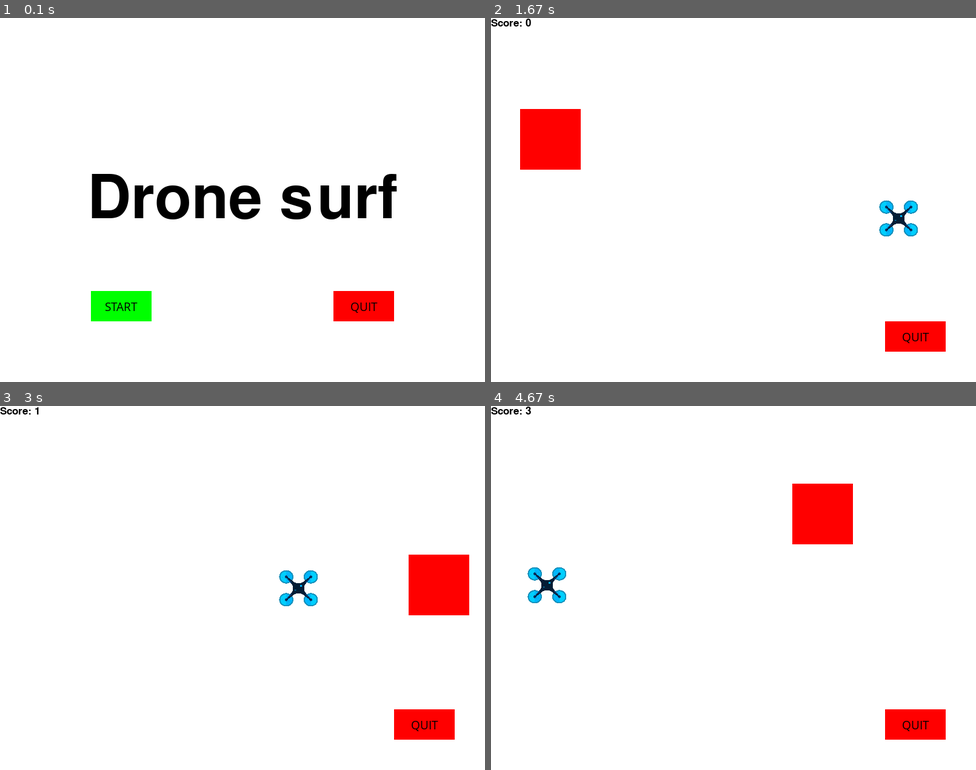
Above: before the commit, frames 1-4 (two rows, left to right).
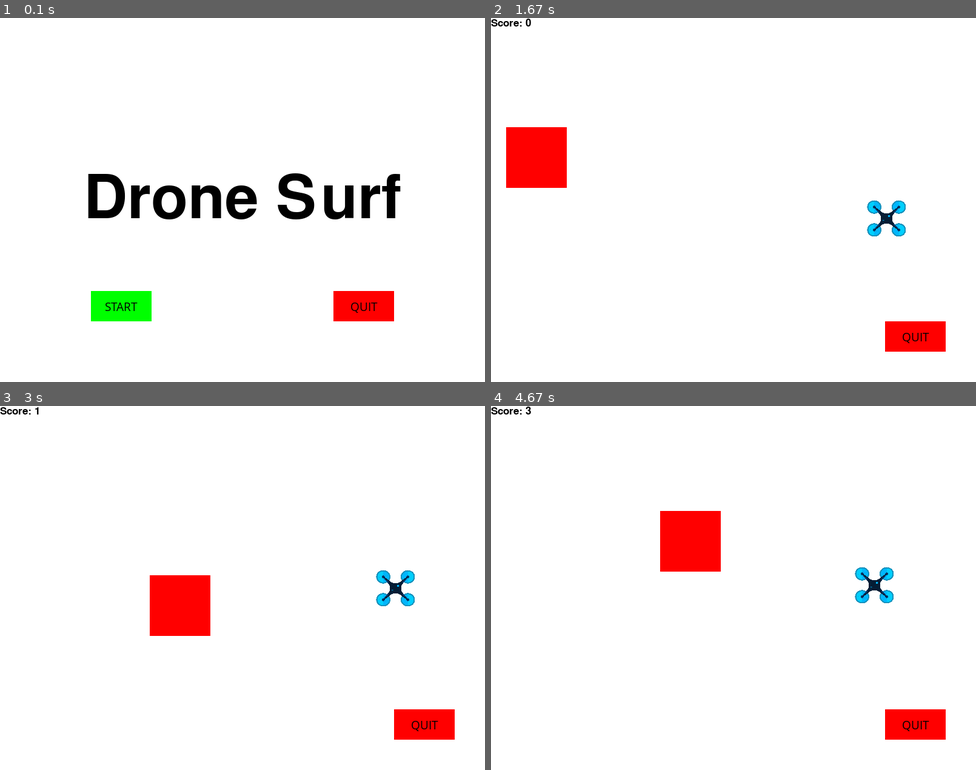
Above: after the commit, the same moments.

Repository: mantyni/Drone_Wars
Game: pygame game, started from game.py
Same seed, same stepped clock (60 frames per second), same inputs: the game is played once before the commit and once after it.
Inputs (mouse positions are in pixels of both pictures, inside the frame that each line leads up to):
- Up to frame 1 (0.1 s): no input
- Up to frame 2 (1.67 s): press the mouse at (612, 305) at 0.37 s; move the mouse to (694, 207) at 0.47 s; release the mouse at (777, 112) at 0.6 s; hold Shift 0.67-1.13 s; hold Right 0.67-1.13 s; hold Right 1.17-1.63 s
- Up to frame 3 (3 s): hold Up 1.67-1.97 s; hold Right 2-2.47 s; hold Left from 2.5 s (still down)
- Up to frame 4 (4.67 s): release Left at 3.03 s; hold Down 3.07-3.37 s; press the mouse at (612, 693) at 3.43 s; move the mouse to (665, 598) at 3.53 s; move the mouse to (714, 500) at 3.63 s; release the mouse at (714, 500) at 3.67 s; hold Left 3.73-4.13 s; hold Up 4.17-4.53 s; press the mouse at (612, 693) at 4.6 s

The runs differ from the first frame. In frame 1, 2.5% of the frame differs, in the area x 18-83%, y 42-56%; in frame 2, 2.7%; in frame 3, 5.0%; in frame 4, 5.0%, in the area x 7-83%, y 21-55%.

Commit message:
cleaned up object oriented version

Diff:
--- a/agent.py
+++ /dev/null
@@ -1,74 +0,0 @@
-import pygame
-import time
-
-class Drone_agent():
-    def _init_(self):
-        self.drone_speed
-        self.x_change
-        self.y_change
-        self.drone_pos_x
-        self.drone_pos_y
-        self.thing_pos_x
-        self.thing_pos_y
-        self.my_drone.thing_size_x
-        self.my_drone.thing_size_y
-
-    def move_left(self):
-        #self.x_change -= self.drone_speed
-        self.x_change = -20
-
-    def move_right(self):
-        #self.x_change += self.drone_speed
-        self.x_change = 20
-
-    def move_up(self):
-        self.y_change = -self.drone_speed
-
-    def move_down(self):
-        self.y_change = +self.drone_speed
-
-    def move_left_big(self):
-        self.x_change -= 4* self.drone_speed
-
-    def avoid_things(self):
-        #if drone is
-        print ("drone pos", self.drone_pos_x)
-        print ("thing pos", self.thing_pos_x)
-        print ("distance",self.drone_pos_x - self.thing_pos_x)
-        if (self.drone_pos_x - self.thing_pos_x) > 0 and self.drone_pos_x < 600:
-        #abs(self.drone_pos_x - self.thing_pos_x) < 200:
-        #and abs(self.drone_pos_x - self.thing_pos_x) > 20 and self.drone_pos_x > 400:
-            self.move_right()
-
-            #time.sleep(.100)
-
-            #print ("drone pos", self.drone_pos_x)
-            #print ("change in x", self.x_change)
-            print("moving right", abs(self.drone_pos_x - self.thing_pos_x))
-
-
-        elif self.drone_pos_x - self.thing_pos_x < 0 and self.drone_pos_x > 80:
-        #abs(self.drone_pos_x - self.thing_pos_x) > 200:
-        # and abs(self.drone_pos_x - self.thing_pos_x) > 20 and self.drone_pos_x < 400:
-            self.move_left()
-
-            #time.sleep(.100)
-            #print ("drone pos", self.drone_pos_x)
-            #print ("change in x", self.x_change)
-            print("moving left", abs(self.drone_pos_x - self.thing_pos_x))
-
-        else:
-        # abs(self.drone_pos_x - self.thing_pos_x) > 150:
-            self.x_change = 0
-            #print("not moving")
-
-    def clear_change(self):
-        self.x_change = 0
-        #time.sleep(.100)
-        print("clearing speed")
-
-        #elif (self.drone_pos_x + 70 > self.thing_pos_x + self.thing_size_x):
-        #    self.move_right()
-        #    print('moving right')
-        #if (self.drone_pos_y > self.thing_pos_y + self.thing_size_y):
-        #    self.move_right()
--- a/coded_policy.py
+++ b/coded_policy.py
@@ -1,9 +1,42 @@
-from agent import Drone_agent
+from drone import Drone
 
-class Policy():
-    def _init_(self):
-        self.move_left()
+class Policy(Drone):
+    def _init_(self, drone_pos_x, drone_pos_y, obstacle_pos_x, obstacle_pos_y):
+        self.obstacle_pos_x = obstacle_pos_x
+        self.obstacle_pos_y = obstacle_pos_y
+        #super().__init__(drone_pos_x, drone_pos_y)
+        #super(Drone, self).__init__()
+        Drone.__init__(self, drone_pos_x, drone_pos_y)
+        self.drone_pos_x = drone_pos_x
+        self.drone_pos_y = drone_pos_y
 
-    def move_always_left(self):
-        self.move_left()
-        print("WORKS")
+
+    def avoid_obstacles(self):
+        #Debug:
+        print ("drone pos", self.drone_pos_x)
+        print ("thing pos", self.obstacle_pos_x)
+        print ("distance", self.drone_pos_x - self.obstacle_pos_x)
+        if (self.drone_pos_x - self.obstacle_pos_x) > 0 and self.drone_pos_x < 600:
+        #abs(self.drone_pos_x - self.obstacle_pos_x) < 200:
+        #and abs(self.drone_pos_x - self.obstacle_pos_x) > 20 and self.drone_pos_x > 400:
+            self.move_right()
+            #time.sleep(.100)
+            #print ("drone pos", self.drone_pos_x)
+            #print ("change in x", self.x_change)
+            print("moving right", abs(self.drone_pos_x - self.obstacle_pos_x))
+
+
+        elif self.drone_pos_x - self.obstacle_pos_x < 0 and self.drone_pos_x > 80:
+        #abs(self.drone_pos_x - self.obstacle_pos_x) > 200:
+        # and abs(self.drone_pos_x - self.obstacle_pos_x) > 20 and self.drone_pos_x < 400:
+            self.move_left()
+
+            #time.sleep(.100)
+            #print ("drone pos", self.drone_pos_x)
+            #print ("change in x", self.x_change)
+            print("moving left", abs(self.drone_pos_x - self.obstacle_pos_x))
+
+        else:
+        # abs(self.drone_pos_x - self.obstacle_pos_x) > 150:
+            self.x_change = 0
+            #print("not moving")
--- /dev/null
+++ b/drone.py
@@ -0,0 +1,41 @@
+import pygame
+import time
+
+class Drone:
+    def __init__(self, gameDisplay, display_width=800, display_height=600, *args, **kwargs):
+        self.drone_speed = 5 # Default rate of change for drone movement
+        self.x_change = 0
+        self.y_change = 0
+        self.x = 0
+        self.y = 0
+        self.drone_width = 70
+        self.drone_height = 70
+        self.display_width = display_width
+        self.display_height = display_height
+        self.gameDisplay = gameDisplay
+        self.droneImg = pygame.image.load('drone.png')
+        self.droneImg = pygame.transform.scale(self.droneImg, (int(self.display_width*0.08),int(self.display_height*0.1)))
+
+    def move_left(self):
+        #self.x_change -= self.drone_speed
+        self.x_change = -20
+
+    def move_right(self):
+        #self.x_change += self.drone_speed
+        self.x_change = 20
+
+    def move_up(self):
+        self.y_change = -self.drone_speed
+
+    def move_down(self):
+        self.y_change = +self.drone_speed
+
+    def move_left_big(self):
+        self.x_change -= 4* self.drone_speed
+
+    def update(self):
+        self.x += self.x_change
+        self.y += self.y_change
+
+    def draw(self):
+        self.gameDisplay.blit(self.droneImg, (self.x,self.y))
--- a/game.py
+++ b/game.py
@@ -1,72 +1,68 @@
+#!/usr/bin/env python3
+
 import pygame
 import time
 import random
-from agent import Drone_agent
-from coded_policy import Policy
+from drone import Drone
+from obstacle import Obstacle
 
 #initialise game window
 pygame.init()
 
+# Initiate game clock
+clock = pygame.time.Clock()
+
+# Display parameters
 display_width = 800
 display_height = 600
-
+fps = 20
 gameDisplay = pygame.display.set_mode((display_width,display_height))
-pygame.display.set_caption('test')
-
-droneImg = pygame.image.load('camera.png')
-droneImg = pygame.transform.scale(droneImg, (int(display_width*0.08),int(display_height*0.1)))
-
-my_drone = Drone_agent()
-#my_policy = Policy()
-
+pygame.display.set_caption('Drone Surf')
+
+# Define game colours
 black = (0,0,0)
 white = (255,255,255)
-red = (255,0,0)
 dark_red = (150,0,0)
 green = (0,255,0)
 dark_green = (0,150,0)
-
-drone_width = 70
-drone_height = 70
-
-clock = pygame.time.Clock()
-crashed = False
-
-def drone(x,y):
-    gameDisplay.blit(droneImg, (x,y))
-
-def things_dodged(count):
+red = (255,0,0)
+
+
+# Game functions
+def scoreboard(count):
+
     font = pygame.font.SysFont(None, 25)
     text = font.render("Score: "+str(count), True, black)
     gameDisplay.blit(text,(0,0))
 
-def things(thingx, thingy, thingw, thingh, color):
-    pygame.draw.rect(gameDisplay, color, [thingx, thingy, thingw, thingh])
 
 def text_objects(text, font):
+
     textSurface = font.render(text, True, black)
     return textSurface, textSurface.get_rect()
 
-def message_display(text):
-    largeText = pygame.font.Font('freesansbold.ttf',80)
+
+def message_display(text, size):
+
+    largeText = pygame.font.Font('freesansbold.ttf',size)
     TextSurf, TextRect = text_objects(text, largeText)
     TextRect.center = ((display_width/2),(display_height/2))
     gameDisplay.blit(TextSurf, TextRect)
-
+    #pygame.display.update()
+
+
+def crash():
+
+    message_display('Game Over', 80)
     pygame.display.update()
-
-    #time.sleep(2)
-
-    #game_loop
-
-def crash():
-    message_display('CRASH AND BURN')
     time.sleep(2)
 
+
 def button(msg,x,y,w,h,ic,ac,action=None):
+
     mouse = pygame.mouse.get_pos()
     click = pygame.mouse.get_pressed()
-    #print(click)
+
     if x+w > mouse[0] > x and y+h > mouse[1] > y:
         pygame.draw.rect(gameDisplay, ac,(x,y,w,h))
 
@@ -81,23 +77,63 @@
     gameDisplay.blit(textSurf, textRect)
 
 
-def game_intro():
+def avoid_obstacles(drone, obstacle):
+
+    #Debug:
+    print ("drone x pos: ", drone.x)
+    print ("obstacle x pos: ", obstacle.x)
+    print ("distance", drone.x - obstacle.x)
+
+    if (drone.x - obstacle.x) > 0 and drone.x < 600:
+        drone.move_right()
+        print("moving right", abs(drone.x - obstacle.x))
+
+    elif drone.x - obstacle.x < 0 and drone.x > 80:
+        drone.move_left()
+        print("moving left", abs(drone.x - obstacle.x))
+
+    else:
+        drone.x_change = 0
+
+
+def out_of_bounds(drone, display_width, display_height):
+
+    if (drone.x > display_width - drone.drone_width or drone.x < 0) or \
+        (drone.y > display_height - drone.drone_height or drone.y < 0):
+
+        return True
+
+
+def collision(drone, obstacle):
+
+        if (drone.y < obstacle.y + obstacle.height):
+
+            if (drone.x > obstacle.x
+                 and drone.x < obstacle.x + obstacle.width or drone.x + drone.drone_width > obstacle.x
+                 and drone.x + drone.drone_width < obstacle.x + obstacle.width):
+
+                return True
+
+
+def game_menu():
     intro = True
     while intro:
         for event in pygame.event.get():
-            #print(event)
             if event.type == pygame.QUIT:
                 pygame.quit()
                 quit()
 
         gameDisplay.fill(white)
-        largeText = pygame.font.Font('freesansbold.ttf', 100)
-        TextSurf, TextRect = text_objects('Drone surf', largeText)
-        TextRect.center = ((display_width/2),(display_height)/2)
-        gameDisplay.blit(TextSurf, TextRect)
+
+        message_display("Drone Surf", 100)
+        #largeText = pygame.font.Font('freesansbold.ttf', 100)
+        #TextSurf, TextRect = text_objects('Drone surf', largeText)
+        #TextRect.center = ((display_width/2),(display_height)/2)
+        #gameDisplay.blit(TextSurf, TextRect)
 
         mouse = pygame.mouse.get_pos()
 
+        # Mouse hover over buttons
         if 150+100 > mouse[0] > 150 and 450+50 > mouse[1] > 450:
             pygame.draw.rect(gameDisplay, dark_green,(150,450,100,50))
         else:
@@ -111,47 +147,26 @@
         button("START",150,450,100,50,green,dark_green,game_loop)
         button("QUIT",550,450,100,50,red,dark_red,quit)
 
-
         pygame.display.update()
         clock.tick(15)
 
 
-#def environment(dronex, droney, thingx, thingy):
-#    return
-
-
 def game_loop():
 
-    drone_x = (display_width * 0.5)
-    drone_y = (display_height * 0.5)
-
-    my_drone.x_change = 0
-    my_drone.y_change = 0
-    my_drone.drone_speed = 5
-
-    thing_startx = random.randrange(0, display_width)
-    thing_starty = -600
-    thing_speed = 30
-    thing_width = 100
-    thing_height = 100
-    test = 0
-
-    thingCount = 1
-    dodged = 0
-
+    # Initialise drone and obstacle objects
+    my_drone = Drone(gameDisplay)
+    my_obstacle = Obstacle(gameDisplay)
+
+    my_drone.x = display_width * 0.5
+    my_drone.y = display_height * 0.5
+    my_obstacle.x = random.randrange(0, display_width)
+    my_obstacle.y = -600
+
+    score = 0
     gameExit = False
 
+
     while not gameExit:
-
-        my_drone.drone_pos_x = drone_x
-        my_drone.drone_pos_y = drone_y
-        my_drone.thing_pos_x = thing_startx
-        my_drone.thing_pos_y = thing_starty
-        my_drone.thing_size_x = thing_width
-        my_drone.thing_size_y = thing_height
-
-        #my_drone.x_change = 0
-        #my_drone.y_change = 0
 
         for event in pygame.event.get():
             if event.type == pygame.QUIT:
@@ -172,66 +187,56 @@
             if event.type == pygame.KEYUP:
                 if event.key == pygame.K_LEFT or event.key == pygame.K_RIGHT \
                     or event.key == pygame.K_DOWN or event.key == pygame.K_UP:
-                    my_drone.x_change = 0
+                    my_drone.x_change = 0 # Reset movement
                     my_drone.y_change = 0
                 elif event.key == pygame.K_LSHIFT:
                     my_drone.drone_speed = my_drone.drone_speed / 2
 
-        drone_x += my_drone.x_change
-        drone_y += my_drone.y_change
-
-
-        #my_drone.move_left_big()
-
+
+        # Update drone position
+        my_drone.update()
+
+        # Update obstacle position. Move obstacle down the screen.
+        my_obstacle.update()
+
+        # Detect if drone left the display bounds, then game over
+        if out_of_bounds(my_drone, display_width, display_height):
+            crash()
+            gameExit = True
+
+        # Detect if obstacle went to the bottom of the screen, then reset y & x coordinates to start from the top again at a random x coordinate.
+        # Increase obstacles speed as the game progresses.
+        if my_obstacle.y > display_height:
+            my_obstacle.reset()
+            if my_obstacle.speed < 50:
+                my_obstacle.speed = 1.15 * my_obstacle.speed
+            score += 1
+
+        # Detect when obstacle collides with the drone and reduce the score
+        if collision(my_drone, my_obstacle):
+            score -= 1
+
+        # AI to avoid obstacles
+        avoid_obstacles(my_drone, my_obstacle)
+
+        # Draw white background and Quit button
         gameDisplay.fill(white)
         button("QUIT",650,500,100,50,red,dark_red,quit)
 
-        things(thing_startx, thing_starty, thing_width, thing_height, red)
-        thing_starty += thing_speed
-        drone(drone_x,drone_y)
-        things_dodged(dodged)
-
-        #thing_speed = 1.2*thing_speed
-
-        if (drone_x > display_width - drone_width or drone_x < 0) or \
-            (drone_y > display_height - drone_height or drone_y < 0):
-            crash()
-            gameExit = True
-
-        if thing_starty > display_height:
-            thing_starty = 0 - thing_height
-            thing_startx = random.randrange(0, display_width)
-            if thing_speed < 50:
-                thing_speed = 1.15 * thing_speed
-            dodged += 1
-            #if thing_width < display_width / 4 and dodged > 1:
-            #    thing_width += (dodged *1.2)
-
-        if drone_y < thing_starty+thing_height:
-            #print('y crossover')
-
-            if drone_x > thing_startx and drone_x < thing_startx + thing_width or drone_x+drone_width > thing_startx and drone_x + drone_width < thing_startx+thing_width:
-                dodged -= 1
-                thing_width = 100
-                #print('x crossover')
-                #crash()
-                #gameExit = True
-
-        my_drone.avoid_things()
-
-        #print("timer", pygame.time.get_ticks())
-        #if pygame.time.get_ticks() - test > 300:
-        #    my_drone.clear_change()
-        #    test = pygame.time.get_ticks()
-
+        # Draw an obstacle, drone, score
+        my_obstacle.draw()
+
+        # Draw_drone(my_drone)
+        my_drone.draw()
+
+        # Draw score
+        scoreboard(score)
 
         pygame.display.update()
-        clock.tick(20)
-
-
-
-game_intro()
-game_loop()
-#TODO: send to the main menu instead of quiting the game when in game loop
-pygame.quit()
-quit()
+        clock.tick(fps)
+
+
+if __name__ == '__main__':
+    game_menu()
+    #game_loop() # Skip main menu
+    #TODO: send to the main menu instead of quiting the game when in game loop
--- /dev/null
+++ b/obstacle.py
@@ -0,0 +1,24 @@
+import pygame
+import random
+
+class Obstacle:
+    def __init__(self, gameDisplay, display_width=800, *args, **kwargs):
+        self.x = 0
+        self.y = 0
+        self.speed = 30
+        self.display_width = display_width
+        self.height = 100
+        self.width = 100
+        self.red = (255,0,0)
+        self.gameDisplay = gameDisplay
+
+
+    def reset(self):
+        self.x = random.randrange(0, self.display_width)
+        self.y = 0 - self.height
+
+    def update(self):
+        self.y += self.speed
+
+    def draw(self):
+        pygame.draw.rect(self.gameDisplay, self.red, [self.x, self.y, self.width, self.height])
Renamed: camera.png -> drone.png
